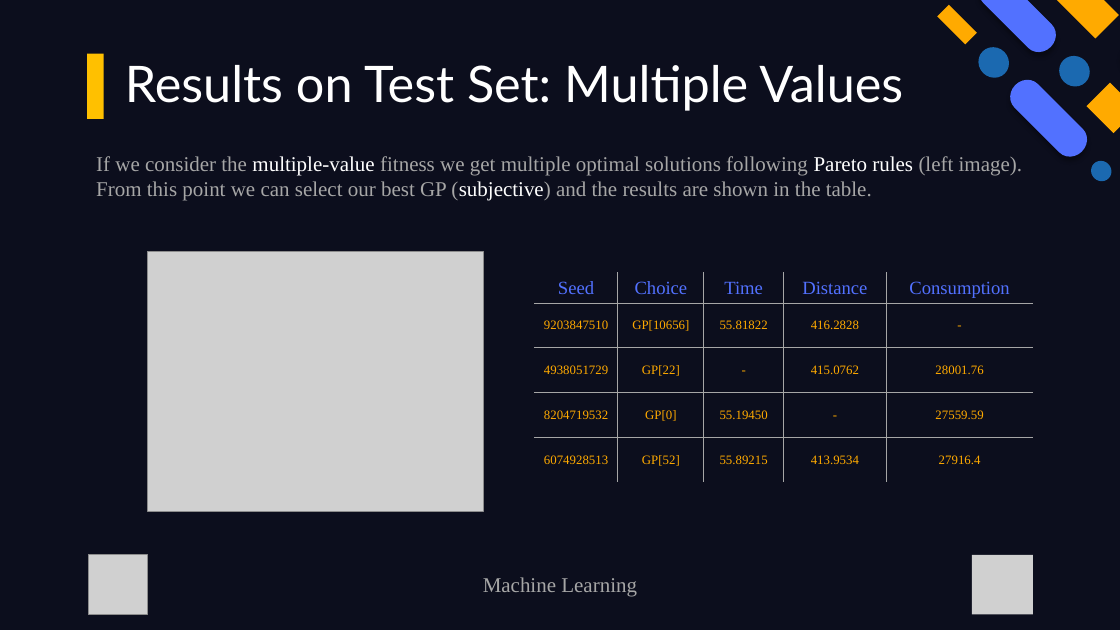
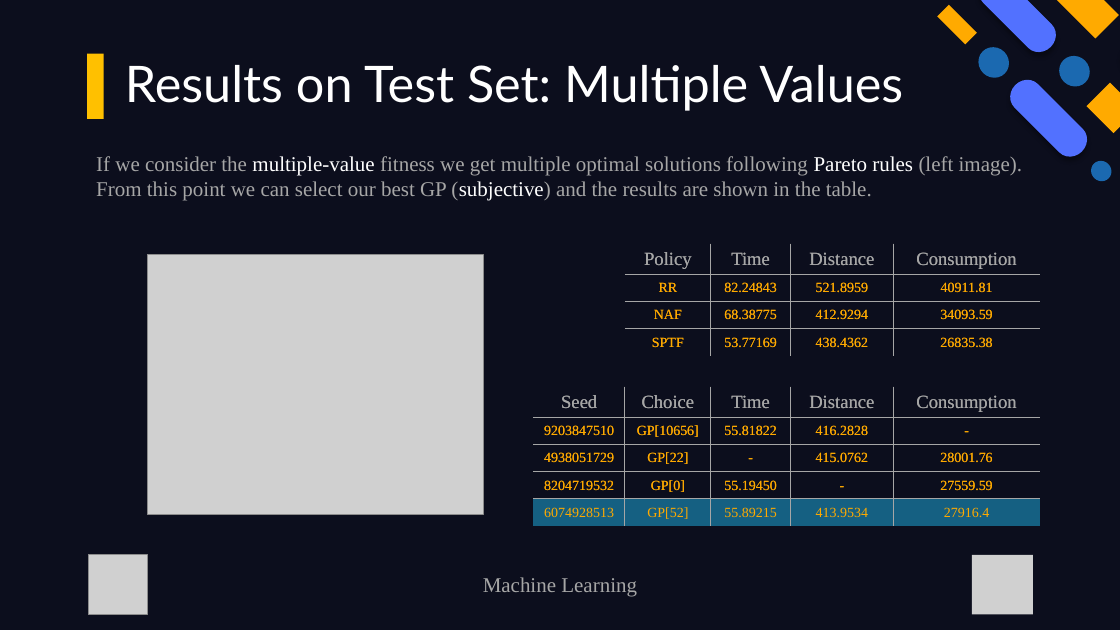
Before and after one commit to fedebrando/WarehouseOrderDispatchingProblem, a slide deck: slide 13 of docs/presentation.ppsx. Drawn at 1120x630 pixels with LibreOffice and Linux fonts; fonts in the diff are those of the drawing; grey boxes stand for pictures. Boxes give left, top, right and bottom in pixels: in the first picture for what was removed or moved away, otherwise in the second. Text is boxed around its words. In the diff, an @@ line names an element or a change of style, - is before the commit and + after.

```diff
--- a/docs/presentation.ppsx
+++ b/docs/presentation.ppsx
@@ picture: place and size @@
-picture at [148, 251, 484, 511]
+picture at [148, 255, 484, 514]
@@ table at [534, 244, 1040, 526] @@
+row 1:  | Policy | Time | Distance | Consumption
+row 2:  | RR | 82.24843 | 521.8959 | 40911.81
+row 3:  | NAF | 68.38775 | 412.9294 | 34093.59
+row 4:  | SPTF | 53.77169 | 438.4362 | 26835.38
+row 5:  |  |  |  | 
@@ table: place and size @@
-table at [534, 272, 1033, 482]
+table at [534, 244, 1040, 526]
@@ table added at [534, 244, 1040, 526], 10 rows, 5 columns @@
+ | Policy | Time | Distance | Consumption
+ | RR | 82.24843 | 521.8959 | 40911.81
+ | NAF | 68.38775 | 412.9294 | 34093.59
+ | SPTF | 53.77169 | 438.4362 | 26835.38
+ |  |  |  | 
+Seed | Choice | Time | Distance | Consumption
+9203847510 | GP[10656] | 55.81822 | 416.2828 | -
+4938051729 | GP[22] | - | 415.0762 | 28001.76
+8204719532 | GP[0] | 55.19450 | - | 27559.59
+6074928513 | GP[52] | 55.89215 | 413.9534 | 27916.4
```
